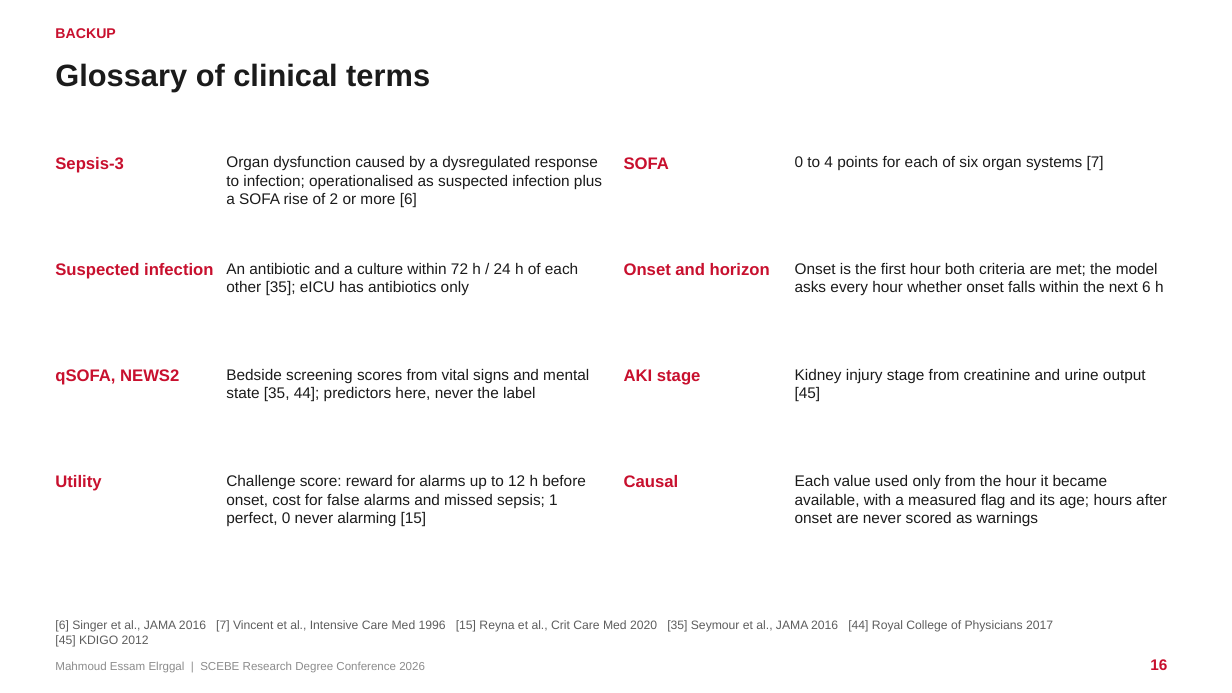
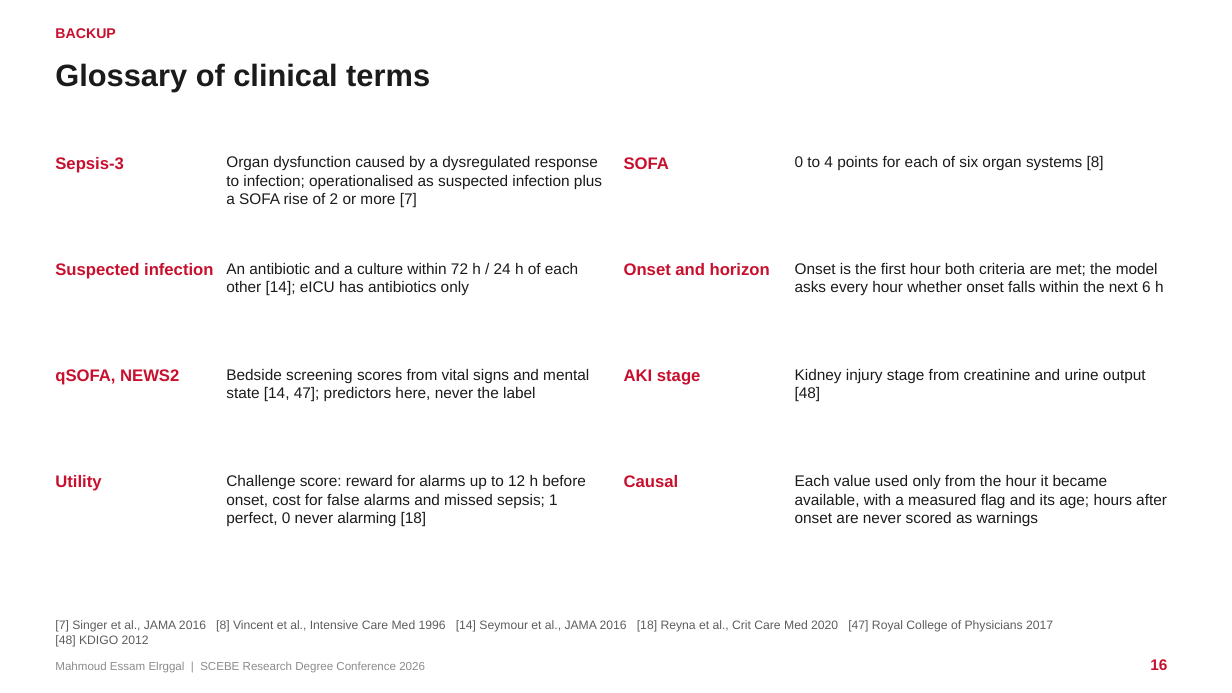
Before and after one commit to mahmoudddj/datasciencecoursera1, a slide deck: slide 16 of dev/presentation/Elrggal_Mahmoud_SCEBE2026.pptx. Drawn at 1232x693 pixels with LibreOffice and Linux fonts; fonts in the diff are those of the drawing. Boxes give left, top, right and bottom in pixels: in the first picture for what was removed or moved away, otherwise in the second. Text is boxed around its words. In the diff, an @@ line names an element or a change of style, - is before the commit and + after.

```diff
--- a/dev/presentation/Elrggal_Mahmoud_SCEBE2026.pptx
+++ b/dev/presentation/Elrggal_Mahmoud_SCEBE2026.pptx
@@ text at [226,156,602,208]: text changed @@
-Organ dysfunction caused by a dysregulated response to infection; operationalised as suspected infection plus a SOFA rise of 2 or more [6]
+Organ dysfunction caused by a dysregulated response to infection; operationalised as suspected infection plus a SOFA rise of 2 or more [7]
@@ text at [795,156,1104,170]: text changed @@
-0 to 4 points for each of six organ systems [7]
+0 to 4 points for each of six organ systems [8]
@@ text at [226,263,578,296]: text changed @@
-An antibiotic and a culture within 72 h / 24 h of each other [35]; eICU has antibiotics only
+An antibiotic and a culture within 72 h / 24 h of each other [14]; eICU has antibiotics only
@@ text at [226,369,589,402]: text changed @@
-Bedside screening scores from vital signs and mental state [35, 44]; predictors here, never the label
+Bedside screening scores from vital signs and mental state [14, 47]; predictors here, never the label
@@ text at [795,369,1146,402]: text changed @@
-Kidney injury stage from creatinine and urine output [45]
+Kidney injury stage from creatinine and urine output [48]
@@ text at [226,475,586,527]: text changed @@
-Challenge score: reward for alarms up to 12 h before onset, cost for false alarms and missed sepsis; 1 perfect, 0 never alarming [15]
+Challenge score: reward for alarms up to 12 h before onset, cost for false alarms and missed sepsis; 1 perfect, 0 never alarming [18]
@@ text at [55,620,1053,647]: text changed @@
-[6] Singer et al., JAMA 2016 [7] Vincent et al., Intensive Care Med 1996 [15] Reyna et al., Crit Care Med 2020 [35] Seymour et al., JAMA 2016 [44] Royal College of Physicians 2017 [45] KDIGO 2012
+[7] Singer et al., JAMA 2016 [8] Vincent et al., Intensive Care Med 1996 [14] Seymour et al., JAMA 2016 [18] Reyna et al., Crit Care Med 2020 [47] Royal College of Physicians 2017 [48] KDIGO 2012
```
Also in this commit, not shown: 24 other slides changed, 3 slides added, 1 slide removed, 3 other files.
